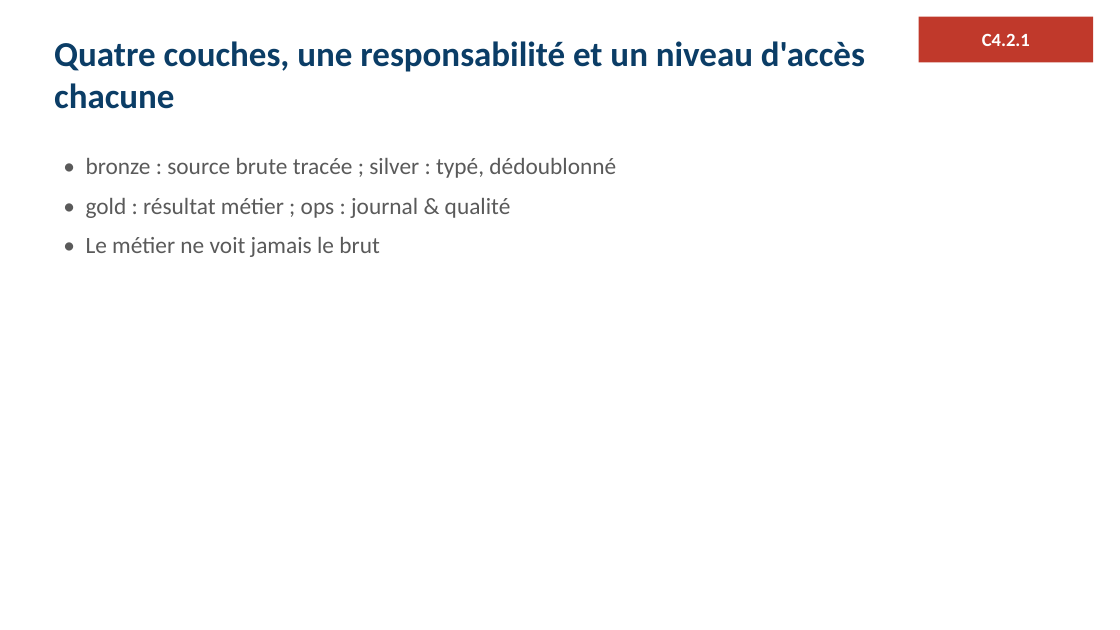
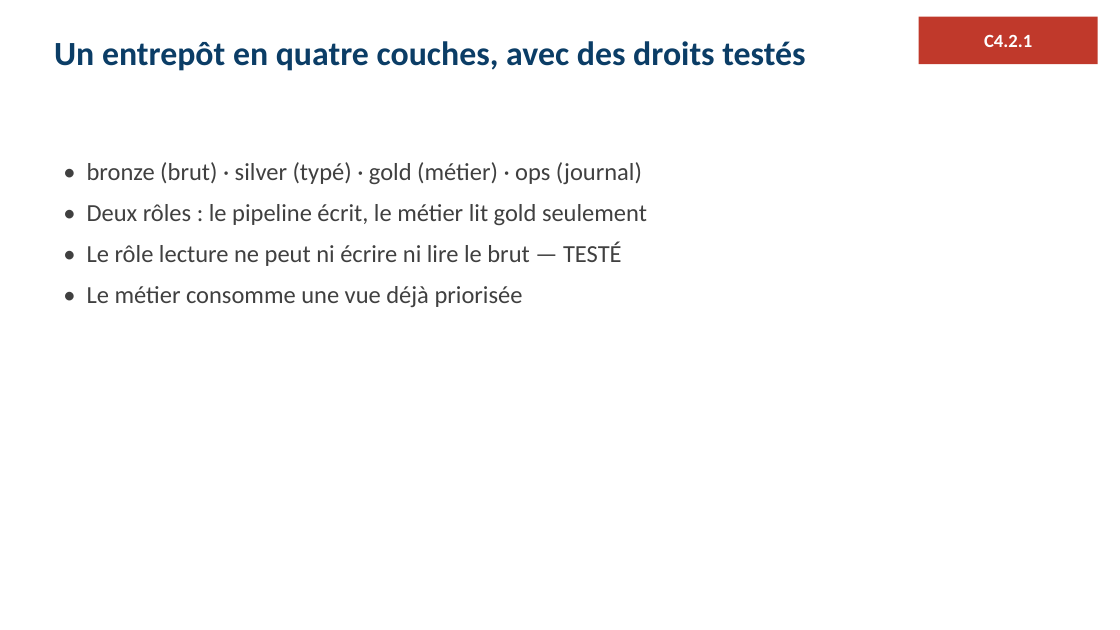
Before and after one commit to ratpiGene/ELT-Eckert, a slide deck: slide 7 of soutenance/support_eckert.pptx (slide 18 before the commit). Drawn at 1120x630 pixels with LibreOffice and Linux fonts; fonts in the diff are those of the drawing. Boxes give left, top, right and bottom in pixels: in the first picture for what was removed or moved away, otherwise in the second. Text is boxed around its words. In the diff, an @@ line names an element or a change of style, - is before the commit and + after.

```diff
--- a/soutenance/support_eckert.pptx
+++ b/soutenance/support_eckert.pptx
@@ rectangle "C4.2.1": place and size @@
-rectangle "C4.2.1" at (919,17,1094,63)
+rectangle "C4.2.1" at (919,17,1098,65)
@@ text at (54,41,805,71): text changed; size 30 to 29 pt @@
-Quatre couches, une responsabilité et un niveau d'accès chacune
+Un entrepôt en quatre couches, avec des droits testés
@@ text at (87,162,647,307): text changed; size 20 to 21 pt; text colour #5A5A5A to #404040 @@
-• bronze : source brute tracée ; silver : typé, dédoublonné
-• gold : résultat métier ; ops : journal & qualité
-• Le métier ne voit jamais le brut
+• bronze (brut) · silver (typé) · gold (métier) · ops (journal)
+• Deux rôles : le pipeline écrit, le métier lit gold seulement
+• Le rôle lecture ne peut ni écrire ni lire le brut — TESTÉ
+• Le métier consomme une vue déjà priorisée
```
Also in this commit, not shown: 19 other slides changed, 28 slides removed, 2 other files.
